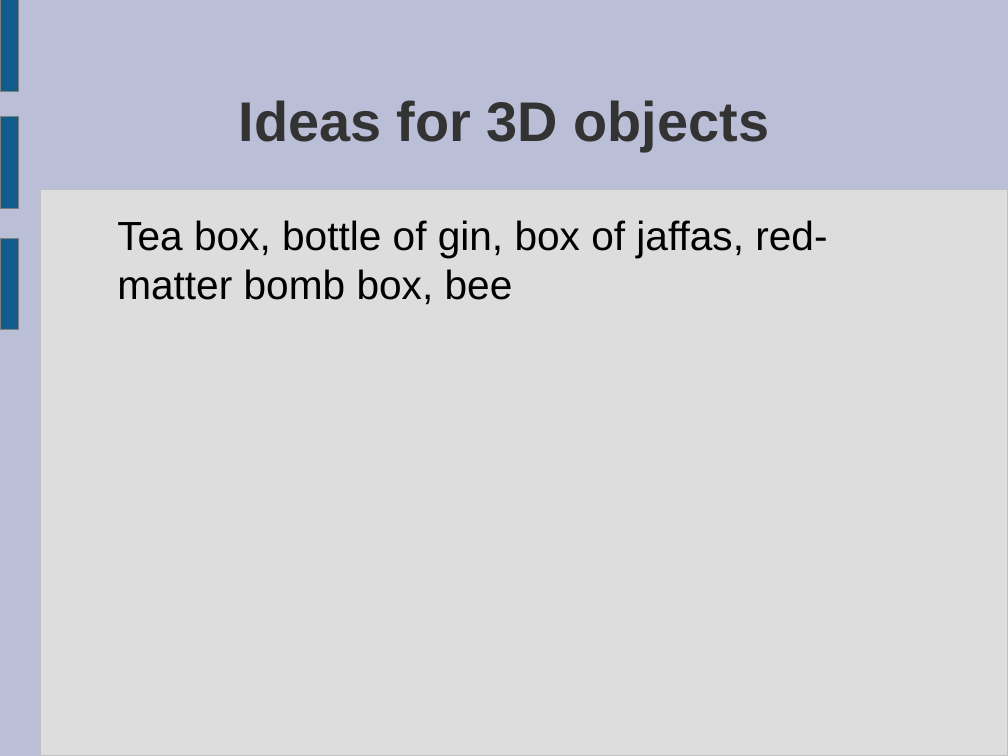
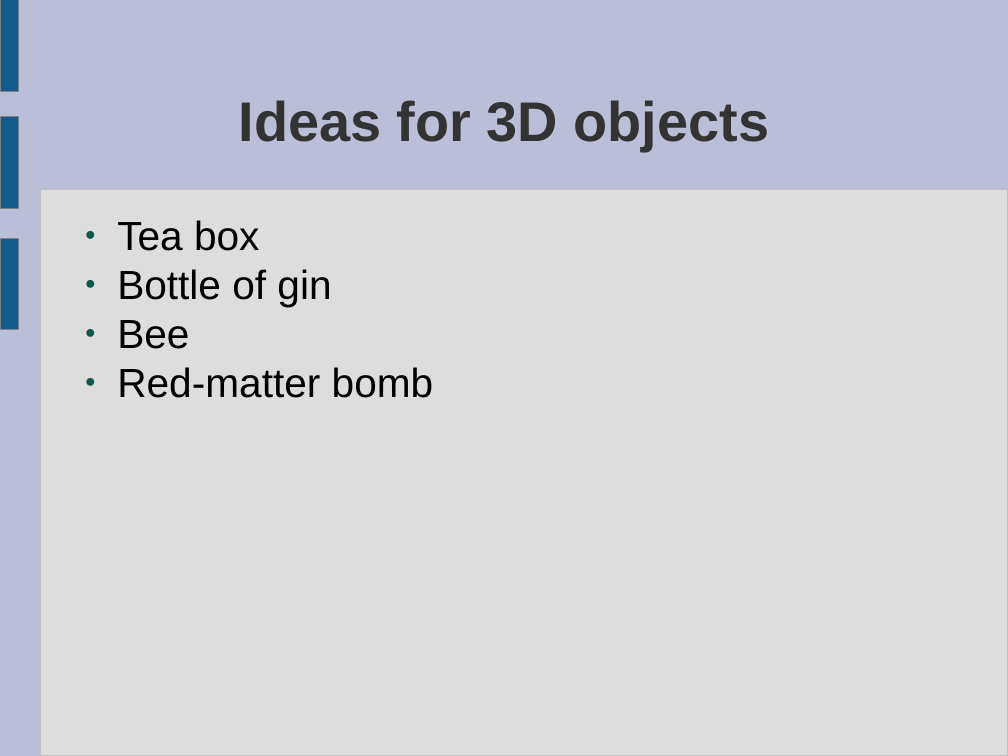
Before and after one commit to ktosox/JingleGameJam2024, a slide deck: slide 11 of GDD.odp (slide 10 before the commit). Drawn at 1008x756 pixels with LibreOffice and Linux fonts; fonts in the diff are those of the drawing. Boxes give left, top, right and bottom in pixels: in the first picture for what was removed or moved away, otherwise in the second. Text is boxed around its words. In the diff, an @@ line names an element or a change of style, - is before the commit and + after.

```diff
--- a/GDD.odp
+++ b/GDD.odp
@@ text at box(117, 220, 434, 398): text changed @@
-Tea box, bottle of gin, box of jaffas, red-matter bomb box, bee
+● Tea box
+● Bottle of gin
+● Bee
+● Red-matter bomb
```
Also in this commit, not shown: 11 other slides changed, 2 slides added, 11 other files.
